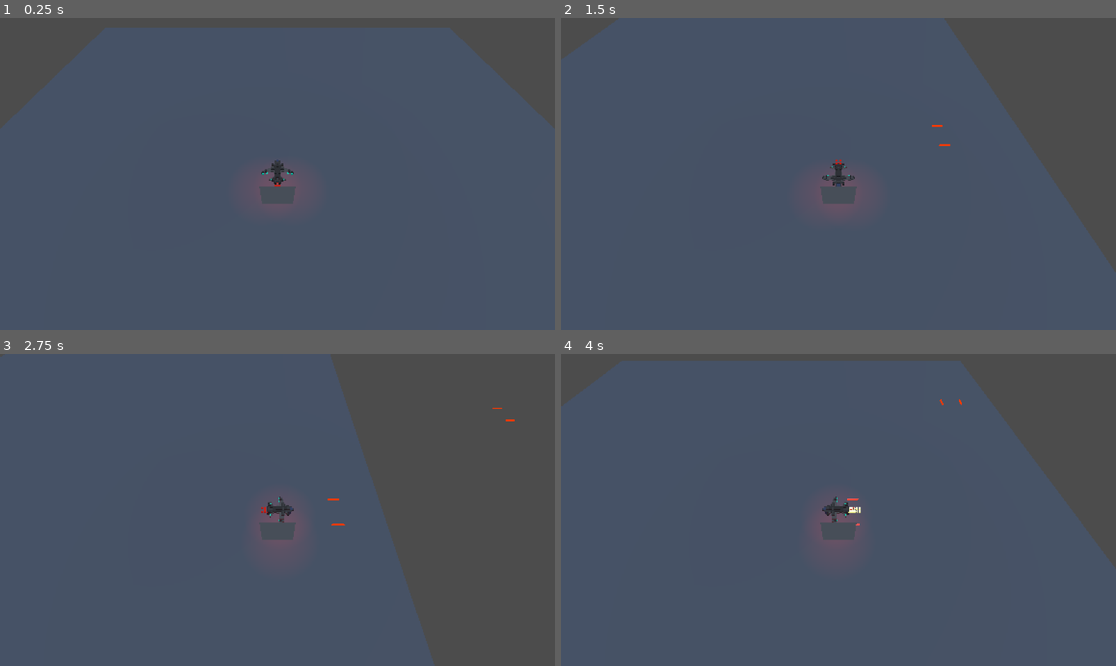
Above: before the commit, frames 1-4 (two rows, left to right).
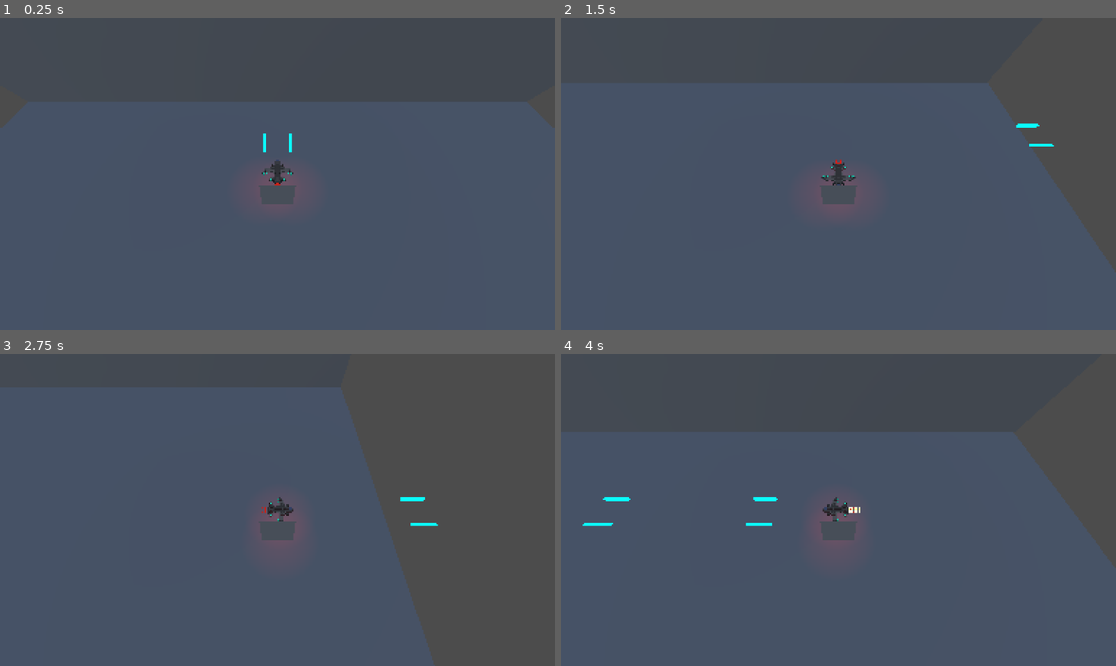
Above: after the commit, the same moments.

Repository: EvergreenSpock/Space-Survivors
Game: Godot game, scene res://Scenes/main_scene.tscn
Two runs of this game, one before a commit and one after it. Both use one fixed random seed, a clock stepped at 60 frames per second and the inputs below. A sky picture missing from this copy of the repository is replaced by a grey-blue gradient.
Inputs (mouse positions are in pixels of both pictures, inside the frame that each line leads up to):
- Up to frame 1 (0.25 s): no input
- Up to frame 2 (1.5 s): tap Enter at 0.5 s; move the mouse to (960, 158) at 0.52 s; hold Right (move_right) 0.53-1.28 s; click (960, 158) at 0.6 s; move the mouse to (727, 189) at 1.27 s; hold S (move_back) from 1.28 s (still down); tap Shift (boost) at 1.35 s
- Up to frame 3 (2.75 s): click (166, 525) at 1.55 s; move the mouse to (333, 441) at 2.02 s; release S (move_back) at 2.03 s; hold Right (move_right) from 2.03 s (still down); click (333, 441) at 2.1 s
- Up to frame 4 (4 s): move the mouse to (810, 572) at 2.77 s; release Right (move_right) at 2.78 s; hold W (move_forward) 2.78-3.53 s; click (810, 572) at 2.85 s; move the mouse to (1005, 556) at 3.52 s; hold Left (move_left) from 3.53 s (still down); hold Shift (boost) from 3.53 s (still down); click (1005, 556) at 3.8 s

The runs differ from the first frame. In frame 1, 0.1% of the frame differs, in the area x 0-100%, y 30-58%; in frame 2, 0.2%; in frame 3, 0.2%; in frame 4, 0.4%, in the area x 3-100%, y 14-69%.

Commit message:
Auto cooldown gun added
- Gun added with Collision.
-There's no HP health bar classes in the game so we need to add that so that we can actually deal damage. Probably a ship class that has a sheild, health, regen, etc should be added so that it's easy to make both enemy and friendly ships super fast.

Diff:
--- a/Scenes/Camera.tscn
+++ b/Scenes/Camera.tscn
@@ -29,11 +29,11 @@
 grow_horizontal = 2
 grow_vertical = 2
 stretch = true
-stretch_shrink = 2
+stretch_shrink = 3
 
 [node name="SubViewport" type="SubViewport" parent="SubViewportContainer"]
 handle_input_locally = false
-size = Vector2i(576, 324)
+size = Vector2i(384, 216)
 render_target_update_mode = 4
 
 [node name="PlayerCamera" type="Camera3D" parent="SubViewportContainer/SubViewport"]
--- a/Scenes/bullet_pew_pew.gd
+++ b/Scenes/bullet_pew_pew.gd
@@ -1,11 +1,21 @@
 extends Node3D
 
 
-const SPEED = 40.0;
+const SPEED = 80.0;
 
 @onready var mesh = $BulletMesh
 @onready var ray = $RayCast3D
+@onready var particles = $GPUParticles3D
 
 
 func _process(delta):
 	global_position += -global_transform.basis.z * SPEED * delta
+	if ray.is_colliding():
+		#mesh.visble = false
+		particles.emitting = true
+		await get_tree().create_timer(1.0).timeout
+		queue_free()
+
+
+func _on_timer_timeout() -> void:
+	queue_free()
--- a/Scenes/bullet_pew_pew.tscn
+++ b/Scenes/bullet_pew_pew.tscn
@@ -6,14 +6,34 @@
 size = Vector3(0.2, 0.2, 1.7)
 
 [sub_resource type="StandardMaterial3D" id="StandardMaterial3D_ulxrd"]
-disable_ambient_light = true
 albedo_color = Color(2.79158e-06, 0.554049, 0.700845, 1)
 emission_enabled = true
-emission = Color(1, 0.0745098, 0, 1)
-emission_energy_multiplier = 3.0
+emission = Color(0, 0.552941, 0.701961, 1)
+emission_energy_multiplier = 5.0
 disable_receive_shadows = true
 
-[node name="Bullet pew pew" type="Node3D"]
+[sub_resource type="StandardMaterial3D" id="StandardMaterial3D_1ncwr"]
+albedo_color = Color(0, 0.552941, 0.701961, 1)
+emission_enabled = true
+emission = Color(0, 0.552941, 0.701961, 1)
+emission_energy_multiplier = 8.0
+
+[sub_resource type="ParticleProcessMaterial" id="ParticleProcessMaterial_1ncwr"]
+emission_shape_scale = Vector3(1, 2, 1)
+direction = Vector3(1, 0, 1)
+initial_velocity_min = 4.0
+initial_velocity_max = 6.0
+radial_velocity_min = 0.999978
+radial_velocity_max = 5.99998
+
+[sub_resource type="BoxMesh" id="BoxMesh_e24mp"]
+size = Vector3(0.1, 0.1, 0.1)
+
+[sub_resource type="BoxShape3D" id="BoxShape3D_1ncwr"]
+size = Vector3(0.2, 0.2, 2)
+
+[node name="Bullet pew pew" type="RigidBody3D"]
+collision_layer = 2
 script = ExtResource("1_1ncwr")
 
 [node name="BulletMesh" type="MeshInstance3D" parent="."]
@@ -23,3 +43,23 @@
 
 [node name="RayCast3D" type="RayCast3D" parent="."]
 target_position = Vector3(0, 0, -1.5)
+
+[node name="GPUParticles3D" type="GPUParticles3D" parent="."]
+transform = Transform3D(0.185701, 0, -0.982606, 0, 1, 0, 0.982606, 0, 0.185701, 0, 0, -0.873206)
+material_override = SubResource("StandardMaterial3D_1ncwr")
+emitting = false
+lifetime = 1.5
+one_shot = true
+explosiveness = 1.0
+process_material = SubResource("ParticleProcessMaterial_1ncwr")
+draw_pass_1 = SubResource("BoxMesh_e24mp")
+
+[node name="Timer" type="Timer" parent="."]
+wait_time = 5.0
+one_shot = true
+autostart = true
+
+[node name="CollisionShape3D" type="CollisionShape3D" parent="."]
+shape = SubResource("BoxShape3D_1ncwr")
+
+[connection signal="timeout" from="Timer" to="." method="_on_timer_timeout"]
--- a/Scenes/main_scene.tscn
+++ b/Scenes/main_scene.tscn
@@ -40,3 +40,15 @@
 transform = Transform3D(1, 0, 0, 0, 1, 0, 0, 0, 1, 0, -2, 0)
 mesh = SubResource("BoxMesh_6l7je")
 skeleton = NodePath("../CollisionShape3D")
+
+[node name="StaticBody3D2" type="StaticBody3D" parent="."]
+transform = Transform3D(-1, -8.74228e-08, 3.82137e-15, 0, -4.37114e-08, -1, 8.74228e-08, -1, 4.37114e-08, 0, 0, -13.6768)
+
+[node name="CollisionShape3D" type="CollisionShape3D" parent="StaticBody3D2"]
+transform = Transform3D(1, 0, 0, 0, 1, 0, 0, 0, 1, 0, -2, 0)
+shape = SubResource("BoxShape3D_6l7je")
+
+[node name="MeshInstance3D" type="MeshInstance3D" parent="StaticBody3D2"]
+transform = Transform3D(1, 0, 0, 0, 1, 0, 0, 0, 1, 0, -2, 0)
+mesh = SubResource("BoxMesh_6l7je")
+skeleton = NodePath("../CollisionShape3D")
--- a/Scenes/player.gd
+++ b/Scenes/player.gd
@@ -15,6 +15,7 @@
 var bullet = load("res://Scenes/bullet_pew_pew.tscn")
 var instance
 var instance2
+var bullet_cooldown_is_ready:bool = true
 
 @onready var gunBarrel = $"Pivot/Pew Pew/RayCast3D"
 @onready var gunBarrel2 = $"Pivot/Pew Pew 2/RayCast3D"
@@ -34,7 +35,10 @@
 		direction.z += 1
 	if Input.is_action_pressed("move_forward"):
 		direction.z -= 1
-	if Input.is_action_just_pressed("pew_pew_button"):
+	#if Input.is_action_just_pressed("pew_pew_button"):
+	if bullet_cooldown_is_ready:
+		bullet_cooldown_is_ready = false
+		$BulletCooldown.start()
 		instance = bullet.instantiate()
 		instance2 = bullet.instantiate()
 		instance.position = gunBarrel.global_position
@@ -43,6 +47,7 @@
 		instance2.transform.basis = gunBarrel2.global_transform.basis
 		get_parent().add_child(instance)
 		get_parent().add_child(instance2)
+
 	# If boosting, increase the speed & turn on particles
 	if Input.is_action_pressed("boost"):
 		speed = 28
@@ -66,9 +71,13 @@
 	target_velocity.z = direction.z * speed
 
 	# Vertical Velocity
-	if not is_on_floor(): # If in the air, fall towards the floor. Literally gravity
-		target_velocity.y = target_velocity.y
+	#if not is_on_floor(): # If in the air, fall towards the floor. Literally gravity
+		#target_velocity.y = target_velocity.y
 
 	# Moving the Character
 	velocity = target_velocity
 	move_and_slide()
+
+
+func _on_bullet_cooldown_timeout() -> void:
+	bullet_cooldown_is_ready = true; # Replace with function body.
--- a/Scenes/player.tscn
+++ b/Scenes/player.tscn
@@ -85,7 +85,13 @@
 draw_pass_1 = SubResource("BoxMesh_fkybt")
 
 [node name="Pew Pew" parent="Pivot" instance=ExtResource("6_x3wgy")]
-transform = Transform3D(0.502697, 0, 0, 0, 0.502697, 0, 0, 0, 0.502697, 1.04193, -0.225412, -0.373868)
+transform = Transform3D(0.502697, 0, 0, 0, 0.502697, 0, 0, 0, 0.502697, 1.042, -0.225, -1)
 
 [node name="Pew Pew 2" parent="Pivot" instance=ExtResource("6_x3wgy")]
-transform = Transform3D(0.502697, 0, 0, 0, 0.502697, 0, 0, 0, 0.502697, -1.042, -0.225, -0.374)
+transform = Transform3D(0.502697, 0, 0, 0, 0.502697, 0, 0, 0, 0.502697, -1.042, -0.225, -1)
+
+[node name="BulletCooldown" type="Timer" parent="."]
+wait_time = 0.2
+one_shot = true
+
+[connection signal="timeout" from="BulletCooldown" to="." method="_on_bullet_cooldown_timeout"]
Not shown: 1 places in Scenes/bullet_pew_pew.tscn that only renumber resources
